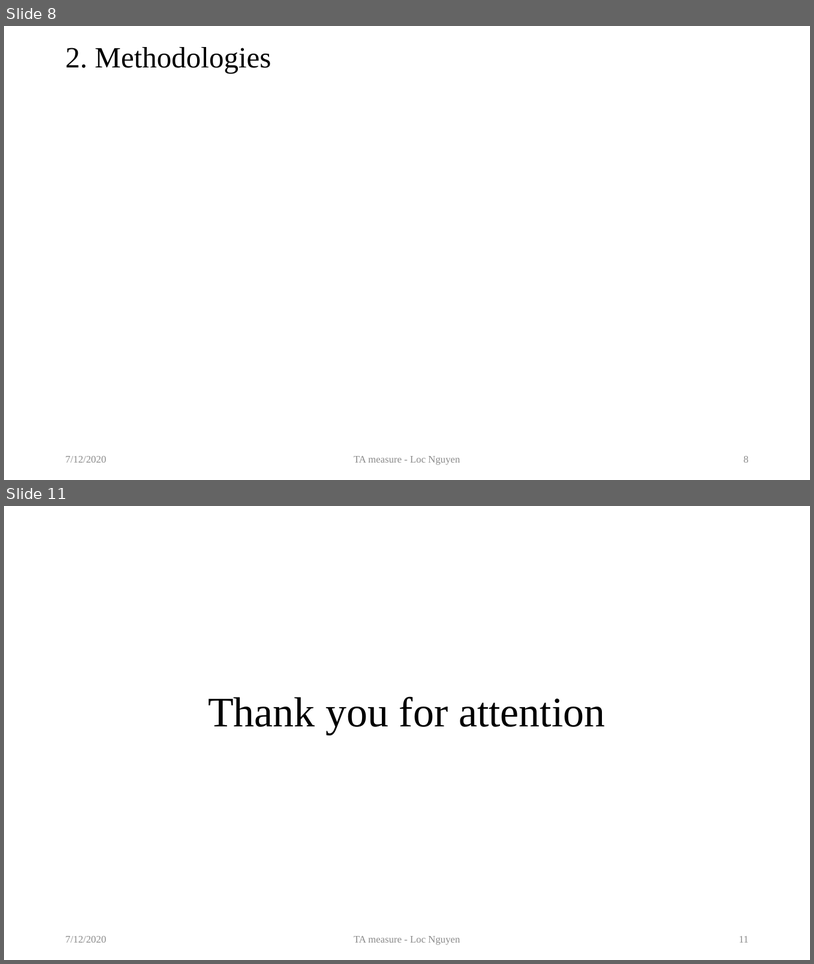
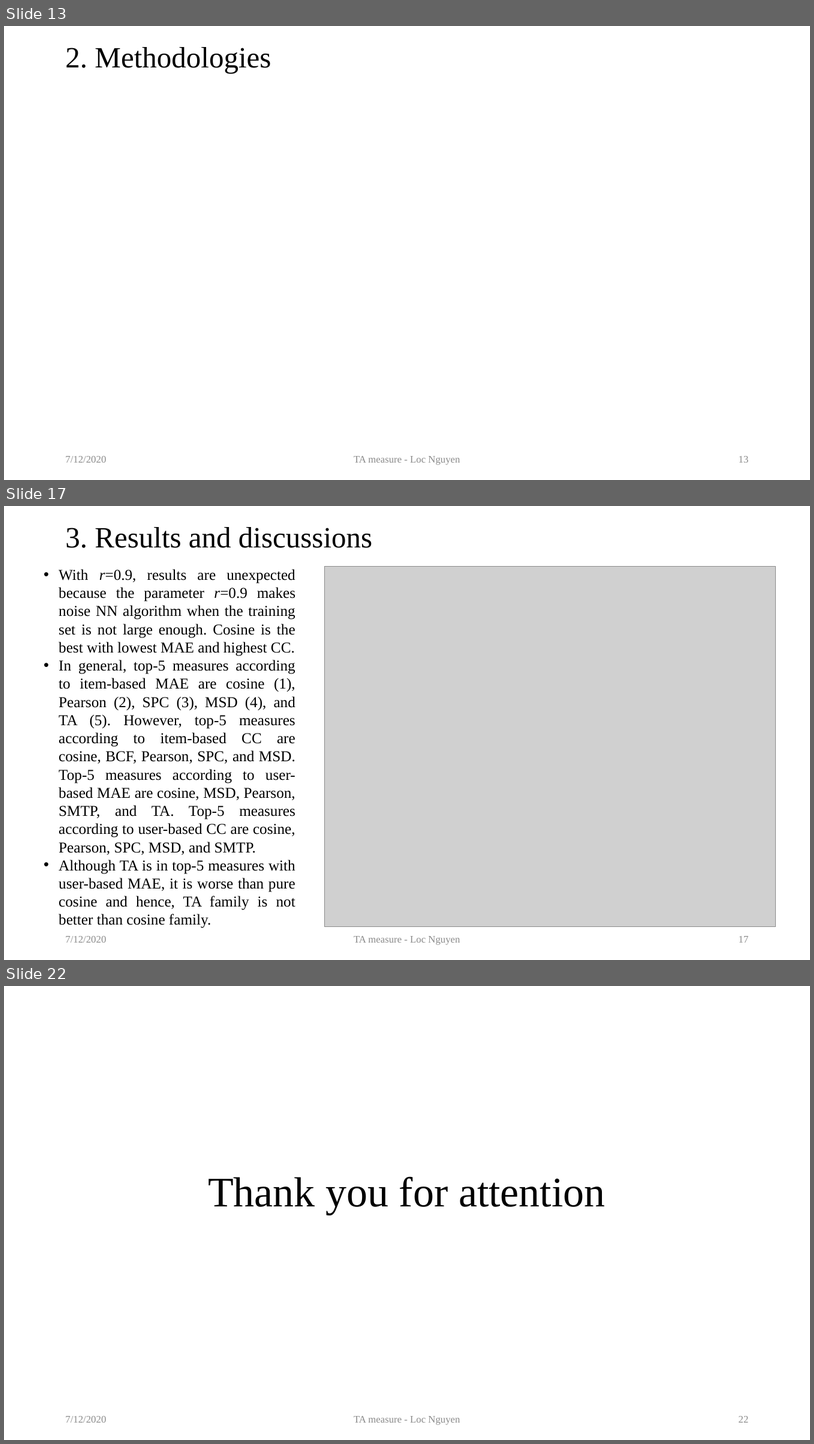
Before and after one commit to locnguyenacademic/sim, a slide deck: 2_design/ta/TA.pptx. Shown one above the other, each under a label of ours: slides 8 and 11 before the commit, slides 13, 17 and 22 after it; the slides between them are not shown. The pictures are 814x964 and 814x1444 pixels, drawn with LibreOffice and Linux fonts; fonts in the diff are those of the drawing; grey boxes stand for pictures. Boxes give left, top, right and bottom in pixels: in the first picture for what was removed or moved away, otherwise in the second. Text is boxed around its words. In the diff, an @@ line names an element or a change of style, - is before the commit and + after.

```diff
--- a/2_design/ta/TA.pptx
+++ b/2_design/ta/TA.pptx
@@ slide 17 added at bbox=[4, 506, 810, 960], background #FFFFFF @@
@@ title added at bbox=[65, 527, 372, 548], 35 pt, text #000000 @@
+3. Results and discussions
@@ text added at bbox=[59, 569, 296, 928], 18 pt, text #000000 @@
+• With r=0.9, results are unexpected because the parameter r=0.9 makes noise NN algorithm when the training set is not large enough. Cosine is the best with lowest MAE and highest CC.
+• In general, top-5 measures according to item-based MAE are cosine (1), Pearson (2), SPC (3), MSD (4), and TA (5). However, top-5 measures according to item-based CC are cosine, BCF, Pearson, SPC, and MSD. Top-5 measures according to user-based MAE are cosine, MSD, Pearson, SMTP, and TA. Top-5 measures according to user-based CC are cosine, Pearson, SPC, MSD, and SMTP.
+• Although TA is in top-5 measures with user-based MAE, it is worse than pure cosine and hence, TA family is not better than cosine family.
@@ picture added at bbox=[324, 567, 776, 927] @@
@@ text added at bbox=[65, 936, 106, 942], 12 pt, text #8C8C8C @@
+7/12/2020
@@ text added at bbox=[354, 936, 460, 945], 12 pt, text #8C8C8C @@
+TA measure - Loc Nguyen
@@ page number added at bbox=[739, 936, 749, 942], 12 pt, text #8C8C8C @@
+17
@@ what was slide 8 is now slide 13 @@
@@ page number at bbox=[739, 456, 749, 462]: text changed @@
-8
+13
@@ what was slide 11 is now slide 22 @@
@@ page number at bbox=[739, 1416, 749, 1422]: text changed @@
-11
+22
```
Also in this commit, not shown: 6 slides changed, 10 other slides added, 5 other files.
